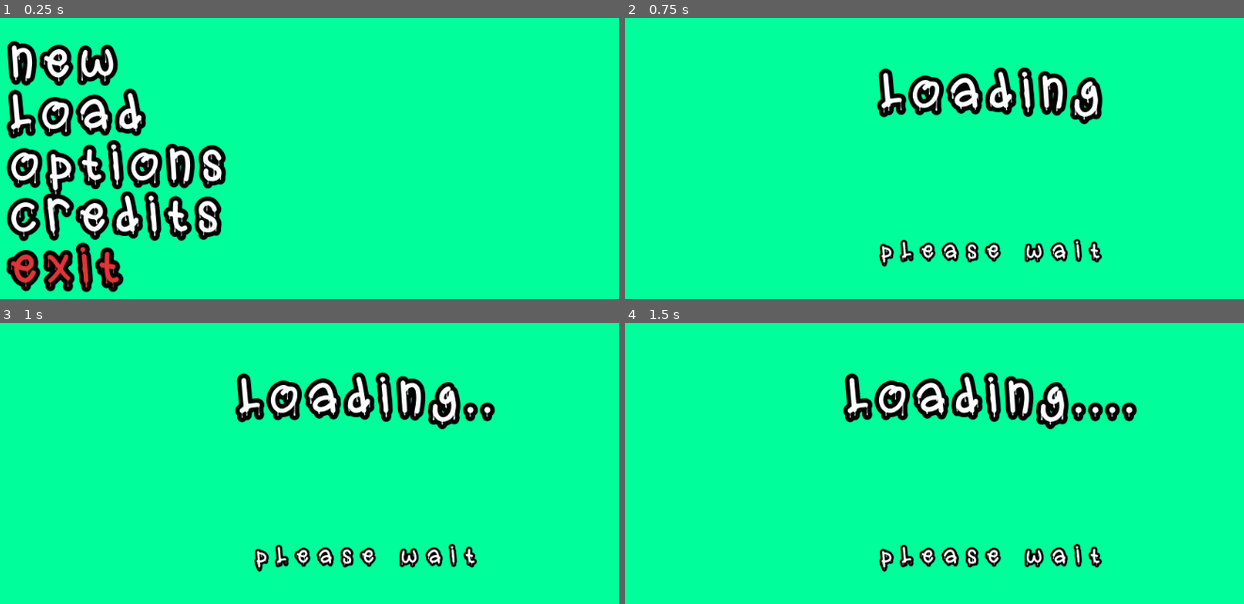
Above: before the commit, frames 1-4 (two rows, left to right).
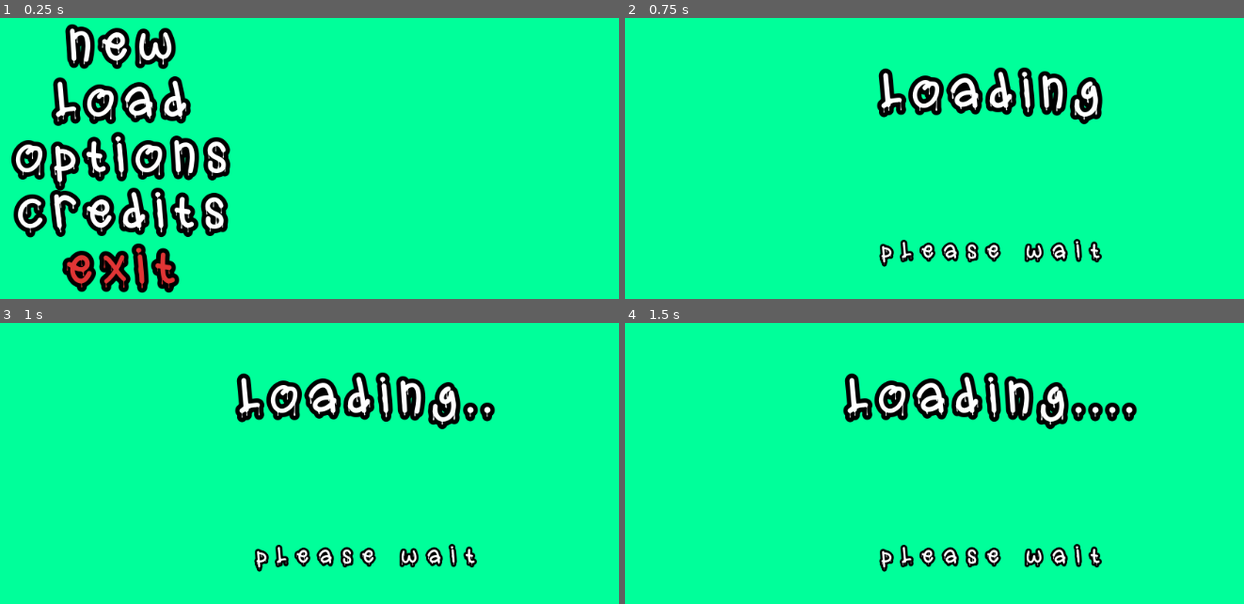
Above: after the commit, the same moments.

Repository: moha2008dev/slime-shift
Game: Godot game, scene res://scenes/main_menu.tscn
Same seed, same stepped clock (60 frames per second), same inputs: the game is played once before the commit and once after it.
Inputs (mouse positions are in pixels of both pictures, inside the frame that each line leads up to):
- Up to frame 1 (0.25 s): no input
- Up to frame 2 (0.75 s): click (699, 113) at 0.52 s
- Up to frame 3 (1 s): no input
- Up to frame 4 (1.5 s): no input

The runs differ from the first frame. In frame 1, 19% of the frame differs, in the area x 0-38%, y 2-98%; in frame 2, nothing differs; in frame 3, nothing differs; in frame 4, nothing differs.

Commit message:
some eddits

Diff:
--- a/scenes/credits.tscn
+++ b/scenes/credits.tscn
@@ -1,7 +1,7 @@
 [gd_scene load_steps=8 format=2]
 
 [ext_resource path="res://fonts/SlimeDrip-m2GJv.ttf" type="DynamicFontData" id=1]
-[ext_resource path="res://scenes/credits.gd" type="Script" id=2]
+[ext_resource path="res://scripts/credits.gd" type="Script" id=2]
 
 [sub_resource type="StyleBoxFlat" id=1]
 bg_color = Color( 0, 1, 0.607843, 1 )
@@ -68,10 +68,10 @@
 anchor_top = 0.5
 anchor_right = 0.5
 anchor_bottom = 0.5
-margin_left = -457.5
-margin_top = 100.0
-margin_right = 457.5
-margin_bottom = 2639.0
+margin_left = 54.5
+margin_top = 400.0
+margin_right = 969.5
+margin_bottom = 2939.0
 custom_colors/font_color = Color( 1, 1, 1, 1 )
 custom_fonts/font = SubResource( 3 )
 text = "game devloped by
@@ -137,4 +137,5 @@
 anims/RESET = SubResource( 4 )
 anims/up = SubResource( 5 )
 
+[connection signal="pressed" from="exitb" to="." method="_on_exitb_pressed"]
 [connection signal="animation_finished" from="credits_up" to="." method="_on_credits_up_animation_finished"]
--- a/scenes/main_menu.tscn
+++ b/scenes/main_menu.tscn
@@ -25,81 +25,61 @@
 
 [node name="VBoxContainer" type="VBoxContainer" parent="."]
 margin_left = 30.0
-margin_top = 226.0
-margin_right = 342.0
-margin_bottom = 518.0
+margin_top = 200.0
+margin_right = 330.0
+margin_bottom = 576.0
 
-[node name="new" type="Label" parent="VBoxContainer"]
-margin_right = 312.0
-margin_bottom = 66.0
+[node name="new2" type="Button" parent="VBoxContainer"]
+margin_right = 300.0
+margin_bottom = 72.0
 custom_colors/font_color = Color( 1, 1, 1, 1 )
+custom_colors/font_color_hover = Color( 0.2, 0.2, 0.2, 1 )
 custom_fonts/font = SubResource( 2 )
 text = "new"
+flat = true
 
-[node name="load" type="Label" parent="VBoxContainer"]
-margin_top = 70.0
-margin_right = 312.0
-margin_bottom = 136.0
+[node name="load2" type="Button" parent="VBoxContainer"]
+margin_top = 76.0
+margin_right = 300.0
+margin_bottom = 148.0
 custom_colors/font_color = Color( 1, 1, 1, 1 )
+custom_colors/font_color_hover = Color( 0.2, 0.2, 0.2, 1 )
 custom_fonts/font = SubResource( 2 )
 text = "load"
+flat = true
 
-[node name="options" type="Label" parent="VBoxContainer"]
-margin_top = 140.0
-margin_right = 312.0
-margin_bottom = 206.0
+[node name="options2" type="Button" parent="VBoxContainer"]
+margin_top = 152.0
+margin_right = 300.0
+margin_bottom = 224.0
 custom_colors/font_color = Color( 1, 1, 1, 1 )
+custom_colors/font_color_hover = Color( 0.2, 0.2, 0.2, 1 )
 custom_fonts/font = SubResource( 2 )
 text = "options"
+flat = true
 
-[node name="credits" type="Label" parent="VBoxContainer"]
-margin_top = 210.0
-margin_right = 312.0
-margin_bottom = 276.0
+[node name="credits2" type="Button" parent="VBoxContainer"]
+margin_top = 228.0
+margin_right = 300.0
+margin_bottom = 300.0
 custom_colors/font_color = Color( 1, 1, 1, 1 )
+custom_colors/font_color_hover = Color( 0.2, 0.2, 0.2, 1 )
 custom_fonts/font = SubResource( 2 )
 text = "credits"
+flat = true
 
-[node name="exit" type="Label" parent="VBoxContainer"]
-margin_top = 280.0
-margin_right = 312.0
-margin_bottom = 346.0
+[node name="exit2" type="Button" parent="VBoxContainer"]
+margin_top = 304.0
+margin_right = 300.0
+margin_bottom = 376.0
 custom_colors/font_color = Color( 0.882353, 0.211765, 0.211765, 1 )
+custom_colors/font_color_hover = Color( 0.2, 0.2, 0.2, 1 )
 custom_fonts/font = SubResource( 2 )
 text = "exit"
+flat = true
 
-[node name="new" type="TextureButton" parent="."]
-margin_left = 18.0
-margin_top = 222.0
-margin_right = 182.0
-margin_bottom = 292.0
-
-[node name="load" type="TextureButton" parent="."]
-margin_left = 16.0
-margin_top = 294.0
-margin_right = 212.0
-margin_bottom = 360.0
-
-[node name="options" type="TextureButton" parent="."]
-margin_left = 14.0
-margin_top = 360.0
-margin_right = 338.0
-margin_bottom = 434.0
-
-[node name="credits" type="TextureButton" parent="."]
-margin_left = 8.0
-margin_top = 440.0
-margin_right = 340.0
-margin_bottom = 498.0
-
-[node name="exit" type="TextureButton" parent="."]
-margin_left = 26.0
-margin_top = 508.0
-margin_right = 188.0
-margin_bottom = 576.0
-
-[connection signal="pressed" from="new" to="." method="_on_new_pressed"]
-[connection signal="pressed" from="load" to="." method="_on_load_pressed"]
-[connection signal="pressed" from="options" to="." method="_on_options_pressed"]
-[connection signal="pressed" from="credits" to="." method="_on_credits_pressed"]
-[connection signal="pressed" from="exit" to="." method="_on_exit_pressed"]
+[connection signal="pressed" from="VBoxContainer/new2" to="." method="_on_new2_pressed"]
+[connection signal="pressed" from="VBoxContainer/load2" to="." method="_on_load2_pressed"]
+[connection signal="pressed" from="VBoxContainer/options2" to="." method="_on_options2_pressed"]
+[connection signal="pressed" from="VBoxContainer/credits2" to="." method="_on_credits2_pressed"]
+[connection signal="pressed" from="VBoxContainer/exit2" to="." method="_on_exit2_pressed"]
--- a/scenes/credits.gd
+++ b/scripts/credits.gd
@@ -5,11 +5,11 @@
 func _ready():
 	$credits_up.play("up")
 
-func _on_TextureButton_pressed():
-	get_tree().change_scene(previos_scene)
-
-
 
 func _on_credits_up_animation_finished(anim_name):
 	if anim_name == "up":
 		get_tree().change_scene(previos_scene)
+
+
+func _on_exitb_pressed():
+	get_tree().change_scene(previos_scene)
--- a/scripts/main_menu.gd
+++ b/scripts/main_menu.gd
@@ -2,22 +2,22 @@
 
 
 
-func _on_new_pressed():
+func _on_new2_pressed():
 	var loading_scene = preload("res://scenes/loading.tscn")
 	get_tree().change_scene_to(loading_scene)
 
 
-func _on_load_pressed():
+func _on_load2_pressed():
 	var loading_scene = preload("res://scenes/loading.tscn")
 	get_tree().change_scene_to(loading_scene)
 
-func _on_options_pressed():
+func _on_options2_pressed():
 	get_tree().change_scene("res://scenes/test.tscn")
 
 
-func _on_credits_pressed():
+func _on_credits2_pressed():
 	get_tree().change_scene("res://scenes/credits.tscn")
 
 
-func _on_exit_pressed():
+func _on_exit2_pressed():
 	get_tree().quit()
